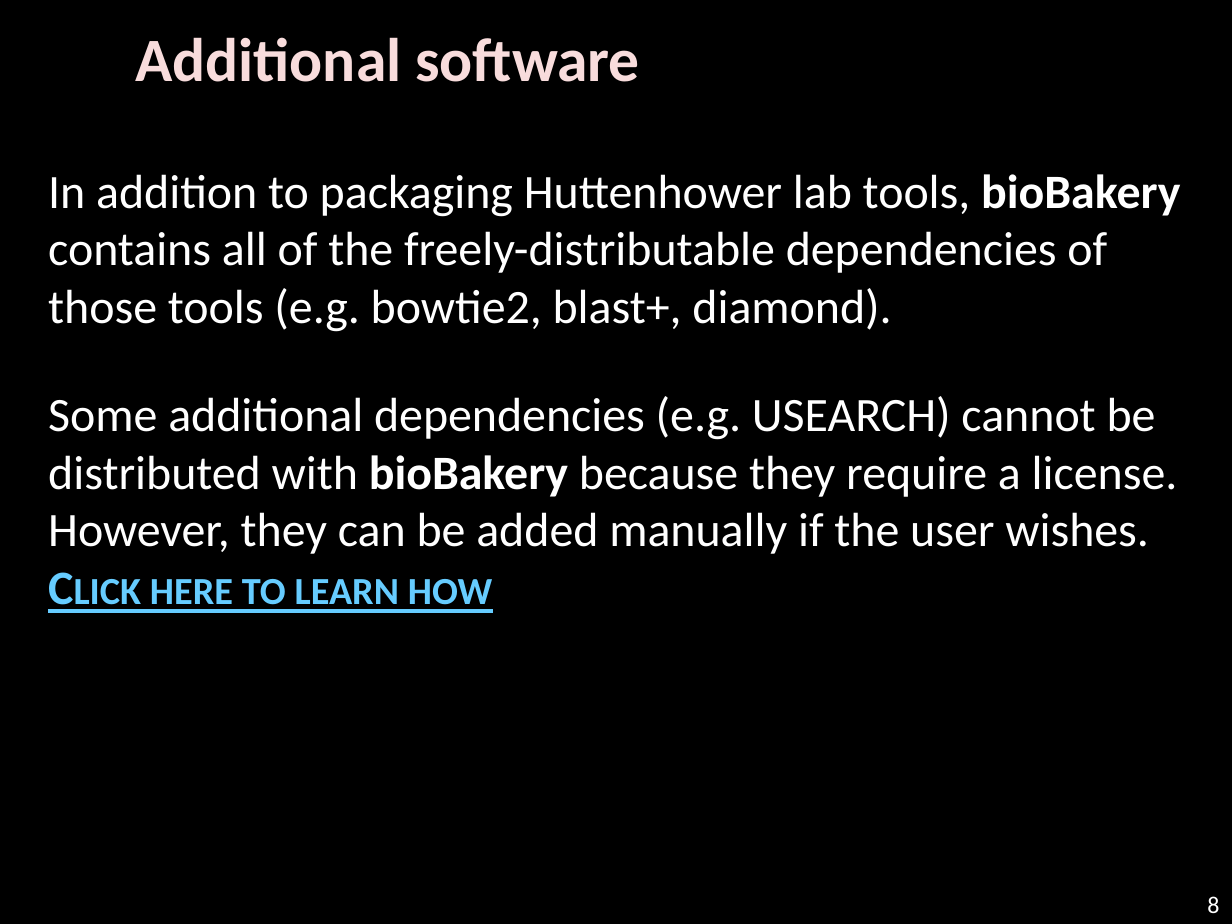
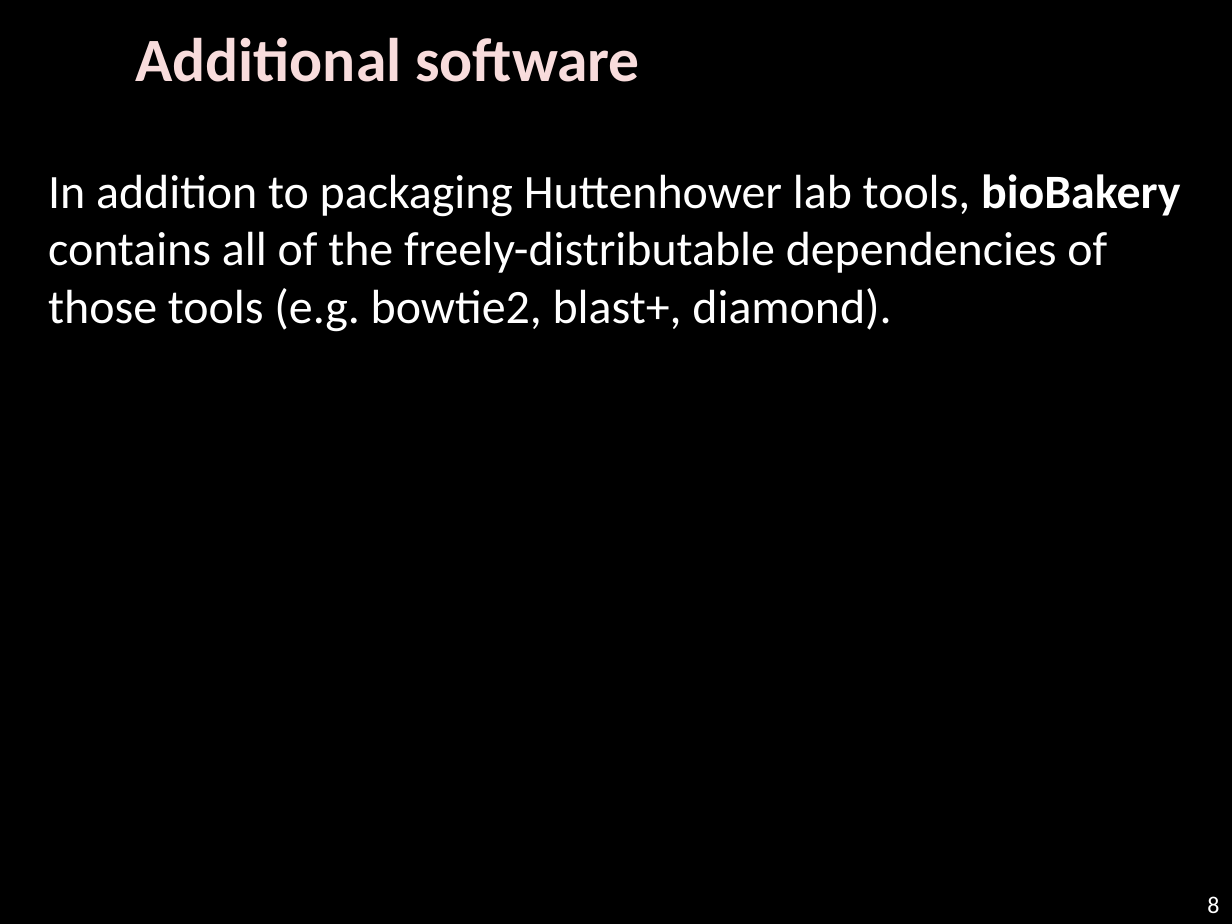
Before and after one commit to biobakery/biobakery, a slide deck: slide 8 of vagrant/biobakery-gui/WELCOME.pptx. Drawn at 1232x924 pixels with LibreOffice and Linux fonts; fonts in the diff are those of the drawing; background and template pictures are left out. Boxes give left, top, right and bottom in pixels: in the first picture for what was removed or moved away, otherwise in the second. Text is boxed around its words. In the diff, an @@ line names an element or a change of style, - is before the commit and + after.

```diff
--- a/vagrant/biobakery-gui/WELCOME.pptx
+++ b/vagrant/biobakery-gui/WELCOME.pptx
@@ text at box(48, 396, 1178, 613): paragraph removed @@
-Some additional dependencies (e.g. USEARCH) cannot be distributed with bioBakery because they require a license. However, they can be added manually if the user wishes.
-Click here to learn how
```
Also in this commit, not shown: 4 other slides changed, 8 other files.
